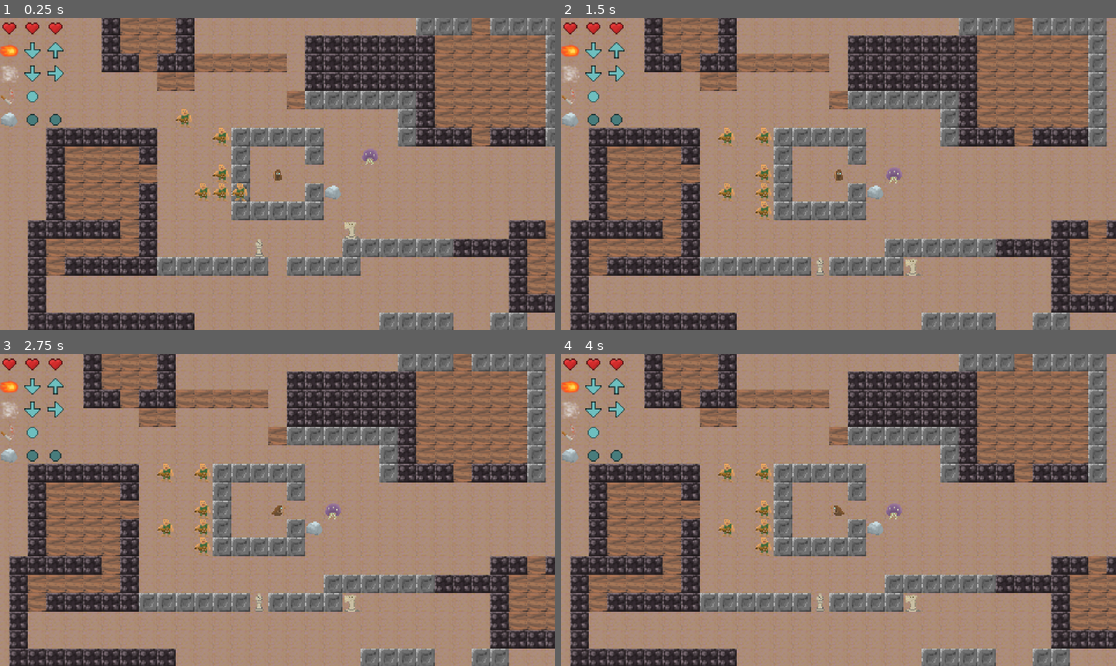
Above: before the commit, frames 1-4 (two rows, left to right).
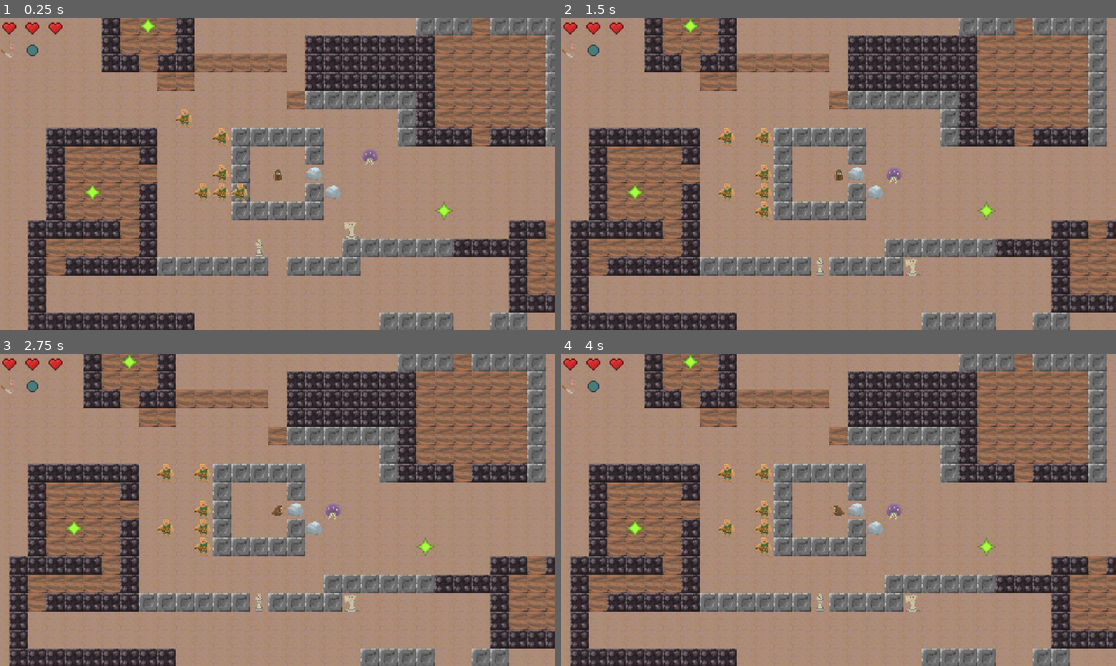
Above: after the commit, the same moments.

Repository: beppep/newDanceMage
Game: Godot game, scene res://main scene.tscn
Two runs of this game, one before a commit and one after it. Both use one fixed random seed, a clock stepped at 60 frames per second and the inputs below.
Inputs:
- Up to frame 1 (0.25 s): no input
- Up to frame 2 (1.5 s): tap Enter at 0.5 s; hold Right (move_right) 0.53-1.28 s; hold Space (move_nowhere) 0.53-1.28 s; hold S (move_down) from 1.28 s (still down); tap Space (move_nowhere) at 1.35 s
- Up to frame 3 (2.75 s): tap Enter at 2 s; release S (move_down) at 2.03 s; hold Right (move_right) from 2.03 s (still down); hold Space (move_nowhere) from 2.03 s (still down)
- Up to frame 4 (4 s): release Right (move_right) at 2.78 s; release Space (move_nowhere) at 2.78 s; hold W (move_up) 2.78-3.53 s; tap Space (move_nowhere) at 2.85 s; tap Enter at 3.5 s; hold A (move_left) from 3.53 s (still down); hold Space (move_nowhere) from 3.53 s (still down)

The runs differ from the first frame. In frame 1, 1.2% of the frame differs, in the area x 0-82%, y 0-65%; in frame 2, 1.2%; in frame 3, 1.2%; in frame 4, 1.2%.

Commit message:
add crystals with random spells

Diff:
--- a/main scene.tscn
+++ b/main scene.tscn
@@ -12,6 +12,7 @@
 [ext_resource type="PackedScene" uid="uid://bb37kamhejxh2" path="res://scenes/units/Rock.tscn" id="10_4rud1"]
 [ext_resource type="PackedScene" uid="uid://d2mmontgpnfx5" path="res://scenes/enemies/ghost.tscn" id="11_7fvey"]
 [ext_resource type="PackedScene" uid="uid://oj04kpiiqu67" path="res://scenes/enemies/bishop.tscn" id="12_ohk57"]
+[ext_resource type="PackedScene" uid="uid://cqgcs4g5m6m40" path="res://scenes/units/Crystal.tscn" id="13_52ei1"]
 [ext_resource type="PackedScene" uid="uid://75y2vqatrskg" path="res://scenes/enemies/knight.tscn" id="13_aovjg"]
 [ext_resource type="Script" uid="uid://cto6b6cn0sh74" path="res://scripts/map_generation.gd" id="15_52ei1"]
 
@@ -87,6 +88,18 @@
 [node name="Troll6" parent="Units" instance=ExtResource("7_aqyhw")]
 position = Vector2(-40, -27)
 
+[node name="Crystal" parent="Units" instance=ExtResource("13_52ei1")]
+position = Vector2(157, 34)
+
+[node name="Crystal2" parent="Units" instance=ExtResource("13_52ei1")]
+position = Vector2(-155, 23)
+
+[node name="Crystal3" parent="Units" instance=ExtResource("13_52ei1")]
+position = Vector2(380, 119)
+
+[node name="Crystal4" parent="Units" instance=ExtResource("13_52ei1")]
+position = Vector2(-104, -120)
+
 [node name="MainUI" parent="." instance=ExtResource("9_c1o4b")]
 
 [node name="CanvasModulate" type="CanvasModulate" parent="."]
--- a/main_ui.gd
+++ b/main_ui.gd
@@ -25,12 +25,12 @@
 	# no way this is the easiest way to rotate ui lul
 	for i in range(3):
 		var tex = arrow_textures[-1].get_image()
-		tex.rotate_90(-1)
+		tex.rotate_90(0)
 		var rotated_texture = ImageTexture.create_from_image(tex)
 		arrow_textures.append(rotated_texture)
 	for i in range(3):
 		var tex = dark_arrow_textures[-1].get_image()
-		tex.rotate_90(-1)
+		tex.rotate_90(0)
 		var rotated_texture = ImageTexture.create_from_image(tex)
 		dark_arrow_textures.append(rotated_texture)
 
@@ -52,20 +52,28 @@
 func _on_spells_changed():
 	for child in spell_container.get_children():
 		child.queue_free()
+
+
+
 	for i in range(player.spell_book.size()):
 		var spell_HBox = HBoxContainer.new()
 		spell_container.add_child(spell_HBox)
+
 		var spell_icon = TextureRect.new()
 		spell_icon.texture = player.spell_book[i].image
 		#spell_icon.expand_mode = TextureRect.EXPAND_KEEP_SIZE
 		#spell_icon.stretch_mode = TextureRect.STRETCH_KEEP_ASPECT_CENTERED
 		spell_HBox.add_child(spell_icon)
-		for arrow_vector in player.recipe_book[i]:
+
+		var alignment = player.check_recipe_alignment(player.recipe_book[i])
+
+		for x in range(player.recipe_book[i].size()):
+			var arrow_vector = player.recipe_book[i][x]
 			var arrow = TextureRect.new()
 			if arrow_vector == Vector2i.ZERO:
-				arrow.texture = nowhere_arrow_texture if i < player.health else dark_nowhere_arrow_texture
+				arrow.texture = nowhere_arrow_texture if x < alignment else dark_nowhere_arrow_texture
 			else:
-				arrow.texture = arrow_textures[rad_to_deg(Vector2(arrow_vector).angle())/90] if i < player.health else dark_arrow_textures[rad_to_deg(Vector2(arrow_vector).angle())/90]
+				arrow.texture = arrow_textures[rad_to_deg(Vector2(arrow_vector).angle())/90] if x < alignment else dark_arrow_textures[rad_to_deg(Vector2(arrow_vector).angle())/90]
 			arrow.expand_mode = TextureRect.EXPAND_KEEP_SIZE
 			arrow.stretch_mode = TextureRect.STRETCH_KEEP_ASPECT_CENTERED
 			spell_HBox.add_child(arrow)
--- a/scenes/Rock.tscn
+++ /dev/null
@@ -1,19 +0,0 @@
-[gd_scene load_steps=3 format=3 uid="uid://bxesukvmjfx13"]
-
-[ext_resource type="Texture2D" uid="uid://cfh5q0t0eiqdd" path="res://assets/sprites/units/rock.png" id="1_bpoff"]
-
-[sub_resource type="SpriteFrames" id="SpriteFrames_wmx41"]
-animations = [{
-"frames": [{
-"duration": 1.0,
-"texture": ExtResource("1_bpoff")
-}],
-"loop": true,
-"name": &"default",
-"speed": 5.0
-}]
-
-[node name="Rock" type="Node2D"]
-
-[node name="AnimatedSprite2D" type="AnimatedSprite2D" parent="."]
-sprite_frames = SubResource("SpriteFrames_wmx41")
--- a/scenes/enemies/bishop.tscn
+++ b/scenes/enemies/bishop.tscn
@@ -1,6 +1,6 @@
 [gd_scene load_steps=4 format=3 uid="uid://oj04kpiiqu67"]
 
-[ext_resource type="Script" uid="uid://cy3uavnne741b" path="res://scripts/enemies/bishop.gd" id="1_p8ep8"]
+[ext_resource type="Script" uid="uid://cy3uavnne741b" path="res://scripts/units/bishop.gd" id="1_p8ep8"]
 [ext_resource type="Texture2D" uid="uid://c6u3du1y5gyo5" path="res://assets/sprites/enemies/bishop.png" id="2_ex7pv"]
 
 [sub_resource type="SpriteFrames" id="SpriteFrames_xauds"]
--- a/scenes/enemies/ghost.tscn
+++ b/scenes/enemies/ghost.tscn
@@ -1,6 +1,6 @@
 [gd_scene load_steps=5 format=3 uid="uid://d2mmontgpnfx5"]
 
-[ext_resource type="Script" uid="uid://c6153fepr4q3b" path="res://scripts/enemies/ghost.gd" id="1_tijse"]
+[ext_resource type="Script" uid="uid://c6153fepr4q3b" path="res://scripts/units/ghost.gd" id="1_tijse"]
 [ext_resource type="Texture2D" uid="uid://p3latvgaii2u" path="res://assets/sprites/enemies/ghost/ghost.png" id="2_qr43c"]
 [ext_resource type="Texture2D" uid="uid://bid1a83wdyexj" path="res://assets/sprites/enemies/ghost/preExplode.png" id="3_u2dff"]
 
--- a/scenes/enemies/knight.tscn
+++ b/scenes/enemies/knight.tscn
@@ -1,6 +1,6 @@
 [gd_scene load_steps=5 format=3 uid="uid://75y2vqatrskg"]
 
-[ext_resource type="Script" uid="uid://g3ua3xquhxid" path="res://scripts/enemies/knight.gd" id="1_88s7e"]
+[ext_resource type="Script" uid="uid://g3ua3xquhxid" path="res://scripts/units/knight.gd" id="1_88s7e"]
 [ext_resource type="Texture2D" uid="uid://bpv3kpd0fsef6" path="res://assets/sprites/enemies/knight/knight.png" id="2_wyqsr"]
 [ext_resource type="Texture2D" uid="uid://c0msavhx74vbw" path="res://assets/sprites/enemies/knight/windup.png" id="3_wyqsr"]
 
--- a/scenes/troll.tscn
+++ /dev/null
@@ -1,29 +0,0 @@
-[gd_scene load_steps=4 format=3 uid="uid://qgpgm1lxo0fb"]
-
-[ext_resource type="Texture2D" uid="uid://ddad03h7y6adn" path="res://assets/sprites/enemies/troll/idle.png" id="2_rigua"]
-[ext_resource type="Texture2D" uid="uid://ulph76j46j6t" path="res://assets/sprites/enemies/troll/windup.png" id="3_l735v"]
-
-[sub_resource type="SpriteFrames" id="SpriteFrames_ui7np"]
-animations = [{
-"frames": [{
-"duration": 1.0,
-"texture": ExtResource("2_rigua")
-}],
-"loop": true,
-"name": &"default",
-"speed": 5.0
-}, {
-"frames": [{
-"duration": 1.0,
-"texture": ExtResource("3_l735v")
-}],
-"loop": true,
-"name": &"windup",
-"speed": 5.0
-}]
-
-[node name="Troll" type="Node2D"]
-
-[node name="AnimatedSprite2D" type="AnimatedSprite2D" parent="."]
-sprite_frames = SubResource("SpriteFrames_ui7np")
-animation = &"windup"
--- /dev/null
+++ b/scenes/units/Crystal.tscn
@@ -0,0 +1,21 @@
+[gd_scene load_steps=4 format=3 uid="uid://cqgcs4g5m6m40"]
+
+[ext_resource type="Script" uid="uid://hj7ov87dmim6" path="res://scenes/units/crystal.gd" id="1_x5bvn"]
+[ext_resource type="Texture2D" uid="uid://inwjj0lddvkd" path="res://assets/sprites/units/crystal.png" id="2_x5bvn"]
+
+[sub_resource type="SpriteFrames" id="SpriteFrames_wmx41"]
+animations = [{
+"frames": [{
+"duration": 1.0,
+"texture": ExtResource("2_x5bvn")
+}],
+"loop": true,
+"name": &"default",
+"speed": 5.0
+}]
+
+[node name="Crystal" type="Node2D"]
+script = ExtResource("1_x5bvn")
+
+[node name="AnimatedSprite2D" type="AnimatedSprite2D" parent="."]
+sprite_frames = SubResource("SpriteFrames_wmx41")
--- a/scenes/units/Rock.tscn
+++ b/scenes/units/Rock.tscn
@@ -1,7 +1,7 @@
 [gd_scene load_steps=4 format=3 uid="uid://bb37kamhejxh2"]
 
 [ext_resource type="Texture2D" uid="uid://cfh5q0t0eiqdd" path="res://assets/sprites/units/rock.png" id="1_bpoff"]
-[ext_resource type="Script" uid="uid://b3c5sy24o4qut" path="res://scripts/unit.gd" id="1_tctrl"]
+[ext_resource type="Script" uid="uid://dfdjdih2iqtlc" path="res://scripts/units/rock.gd" id="1_tctrl"]
 
 [sub_resource type="SpriteFrames" id="SpriteFrames_wmx41"]
 animations = [{
--- /dev/null
+++ b/scenes/units/crystal.gd
@@ -0,0 +1,8 @@
+extends Unit
+
+@onready var world = $"/root/World"
+
+
+func die():
+	super()
+	world.player.unlock_random_spell()
--- a/scripts/map_generation.gd
+++ b/scripts/map_generation.gd
@@ -5,7 +5,7 @@
 @onready var wall_tilemap = world.get_node("TileMapLayerWalls")
 
 
-var rock_scene = preload("res://scenes/Rock.tscn")
+var rock_scene = preload("res://scenes/units/Rock.tscn")
 
 var tile_ids = {"OBSIDIAN":0, "STONE":1, "SAND":2, "WOOD":3} # SKETCHY because it has to align with the tileset at all times
 
@@ -14,7 +14,7 @@
 	_paint_area(wall_tilemap, Vector2i(-2, -2), Vector2i(2, 2), tile_ids["STONE"])
 	_paint_area(wall_tilemap, Vector2i(-1, -1), Vector2i(1, 1), -1)
 	wall_tilemap.set_cell(Vector2i(2, 0), -1 , Vector2i(0, 0))
-	#_create_rock_at(Vector2i(2, 0))
+	_create_rock_at(Vector2i(2, 0))
 
 
 func _paint_area(tilemap_layer, from_location: Vector2i, to_location: Vector2i, tile_id: int) -> void:
@@ -23,6 +23,6 @@
 			tilemap_layer.set_cell(Vector2i(x, y), tile_id , Vector2i(0, 0))
 
 func _create_rock_at(location: Vector2i):
-	var rock = rock_scene.instantiate()
-	world.units.append_unit(rock)
+	var rock: Unit = rock_scene.instantiate()
 	rock.position = World.loc_to_pos(location)
+	world.units.add_child(rock)
--- a/scripts/particles.gd
+++ b/scripts/particles.gd
@@ -1,14 +1,14 @@
 extends Node
 class_name Particles
 
-func make_smoke_at(pos: Vector2):
+func make_particle_cloud_at(pos: Vector2, name : String):
 	var p = GPUParticles2D.new()
 	var mat = ParticleProcessMaterial.new()
-	p.lifetime = 0.2
+	p.lifetime = 0.3
 	p.one_shot = 1
+	p.explosiveness = 0.9
 	p.amount = 12
-	p.explosiveness = 0.8
-	p.texture = preload("res://assets/sprites/particles/smoke.png")
+	p.texture = load("res://assets/sprites/particles/"+name+".png")
 	mat.initial_velocity_min = 50
 	mat.initial_velocity_max = 70
 	mat.gravity = Vector3.ZERO
--- a/scripts/player.gd
+++ b/scripts/player.gd
@@ -1,26 +1,19 @@
 extends Unit
 class_name Player
 
-var fireball_spell = preload("res://assets/resources/spells/fireball_spell.tres")
-var wind_spell = preload("res://assets/resources/spells/wind_spell.tres")
 var stab_spell = preload("res://assets/resources/spells/stab_spell.tres")
-var rock_spell = preload("res://assets/resources/spells/rock_spell.tres")
+
+var locked_spells = [
+	preload("res://assets/resources/spells/fireball_spell.tres"),
+	preload("res://assets/resources/spells/wind_spell.tres"),
+	preload("res://assets/resources/spells/rock_spell.tres"),
+]
 
 var has_input_released = true
 
 var move_history: Array[Vector2i] = []
-var recipe_book = [
-	[Vector2i.UP, Vector2i.DOWN],
-	[Vector2i.UP, Vector2i.RIGHT],
-	[Vector2i.ZERO],
-	[Vector2i.ZERO, Vector2i.ZERO],
-	]
-var spell_book = [
-	fireball_spell,
-	wind_spell,
-	stab_spell,
-	rock_spell,
-	]
+var recipe_book = [[Vector2i.ZERO]]
+var spell_book = [stab_spell]
 
 func _ready() -> void:
 	max_health = 3
@@ -40,7 +33,9 @@
 	await get_tree().create_timer(World.TILE_SIZE / speed).timeout
 	var current_spell_nr = 0
 	while current_spell_nr < spell_book.size():
-		if check_recipe(recipe_book[current_spell_nr]):
+		var recipe = recipe_book[current_spell_nr]
+		world.get_node("MainUI")._on_spells_changed()
+		if check_recipe_alignment(recipe) == recipe.size():
 			cast_spell(world, spell_book[current_spell_nr])
 		current_spell_nr += 1
 
@@ -65,11 +60,12 @@
 		has_input_released = true
 		return null
 
-func check_recipe(recipe):
-	if move_history.slice(-recipe.size(), move_history.size()) == recipe:
-		return true
-	else:
-		return false
+func check_recipe_alignment(recipe):
+	for i in range(recipe.size()):
+		var alignment_size = recipe.size()-i
+		if move_history.slice(-alignment_size, move_history.size()) == recipe.slice(0, alignment_size):
+			return alignment_size
+	return 0
 
 func cast_spell(world: World, spell_resource: SpellResource):
 	print("Casting ", spell_resource.name)
@@ -84,3 +80,16 @@
 		if move != Vector2i.ZERO:
 			return move
 	return Vector2i.DOWN
+
+
+func unlock_random_spell():
+	var new_spell = locked_spells.pick_random()
+	spell_book.append(new_spell)
+	recipe_book.append(create_random_recipe(new_spell.dance_length))
+
+func create_random_recipe(recipe_length :int):
+	var all_inputs = [Vector2i.RIGHT, Vector2i.UP, -Vector2i.RIGHT, Vector2i.DOWN, Vector2i.ZERO]
+	var recipe = []
+	for i in range(recipe_length):
+		recipe.append(all_inputs.pick_random())
+	return recipe
--- a/scripts/spells/wind_spell.gd
+++ b/scripts/spells/wind_spell.gd
@@ -10,9 +10,10 @@
 
 func cast(caster: Unit, world: World):
 	for direction in [Vector2.UP, Vector2.RIGHT, Vector2.DOWN, Vector2.LEFT]:
-		# push in reverse order # nvm fuck that too annoying
+		# push in reverse order
 		for i in range(RANGE):
-			var target_cell = caster.location + Vector2i(direction * (1+i))
+			var j = RANGE - i
+			var target_cell = caster.location + Vector2i(direction * j)
 			var unit = world.units.get_unit_at(target_cell)
 			if unit:
 				unit.move_in_direction(world, direction)
--- a/scripts/unit.gd
+++ b/scripts/unit.gd
@@ -47,6 +47,3 @@
 func die():
 	print(name, " died a horrible death.")
 	queue_free()
-	var p = Particles.new()
-	add_child(p)
-	p.make_smoke_at(World.loc_to_pos(location))
--- a/scripts/enemies/bishop.gd
+++ b/scripts/units/bishop.gd
@@ -17,7 +17,7 @@
 	var direction: Vector2i = Vector2i( -1 if (target.x<location.x+randf()) else 1, -1 if (target.y<location.y+randf()) else 1 )
 	return target_with_directions(world, [direction])
 
-func perform_attack(world: World):
+func perform_attack_effects(world: World):
 	var offset = attack_targets.front()
 	var direction: Vector2i = (offset - location) / abs(offset.x - location.x)
 	move_in_direction(world, direction, attack_range)
--- a/scripts/enemies/enemy.gd
+++ b/scripts/units/enemy.gd
@@ -65,7 +65,7 @@
 			targets.append(target)
 	return targets
 
-func perform_attack(_world: World):
+func perform_attack_effects(_world: World):
 	pass
 
 func process_turn(world: World):
@@ -73,7 +73,7 @@
 		print(name, " attacks.")
 		for target in attack_targets:
 			world.deal_damage_to(target, attack_power)
-		perform_attack(world)
+		perform_attack_effects(world)
 		attack_targets = []
 
 	elif get_possible_targets(world).has(world.player.location) or (randf()>0.5 and is_in_range_of(world.player.location, 3)): # random aggression:
--- a/scripts/enemies/ghost.gd
+++ b/scripts/units/ghost.gd
@@ -10,3 +10,10 @@
 
 func target_attack(world: World, _target: Vector2i) -> Array[Vector2i]:
 	return target_with_offsets(world, ALL_DIRECTIONS)
+
+
+func perform_attack_effects(_world: World):
+
+	var p = Particles.new()
+	add_child(p)
+	p.make_particle_cloud_at(World.loc_to_pos(location), "electrics")
--- /dev/null
+++ b/scripts/units/rock.gd
@@ -0,0 +1,7 @@
+extends Unit
+
+func die():
+	super()
+	var p = Particles.new()
+	add_child(p)
+	p.make_particle_cloud_at(World.loc_to_pos(location), "rocks")
Binary file added: assets/sprites/units/crystal.png
Not shown: 1 places in main scene.tscn that only renumber resources
Not shown, added: scenes/units/crystal.gd.uid
Renamed: scripts/enemies/bishop.gd.uid -> scripts/units/bishop.gd.uid
Renamed: scripts/enemies/enemy.gd.uid -> scripts/units/enemy.gd.uid
Renamed: scripts/enemies/ghost.gd.uid -> scripts/units/ghost.gd.uid
Renamed: scripts/enemies/knight.gd -> scripts/units/knight.gd
Renamed: scripts/enemies/knight.gd.uid -> scripts/units/knight.gd.uid
Not shown, added: scripts/units/rock.gd.uid
Renamed: scripts/enemies/troll.gd -> scripts/units/troll.gd
Renamed: scripts/enemies/troll.gd.uid -> scripts/units/troll.gd.uid
